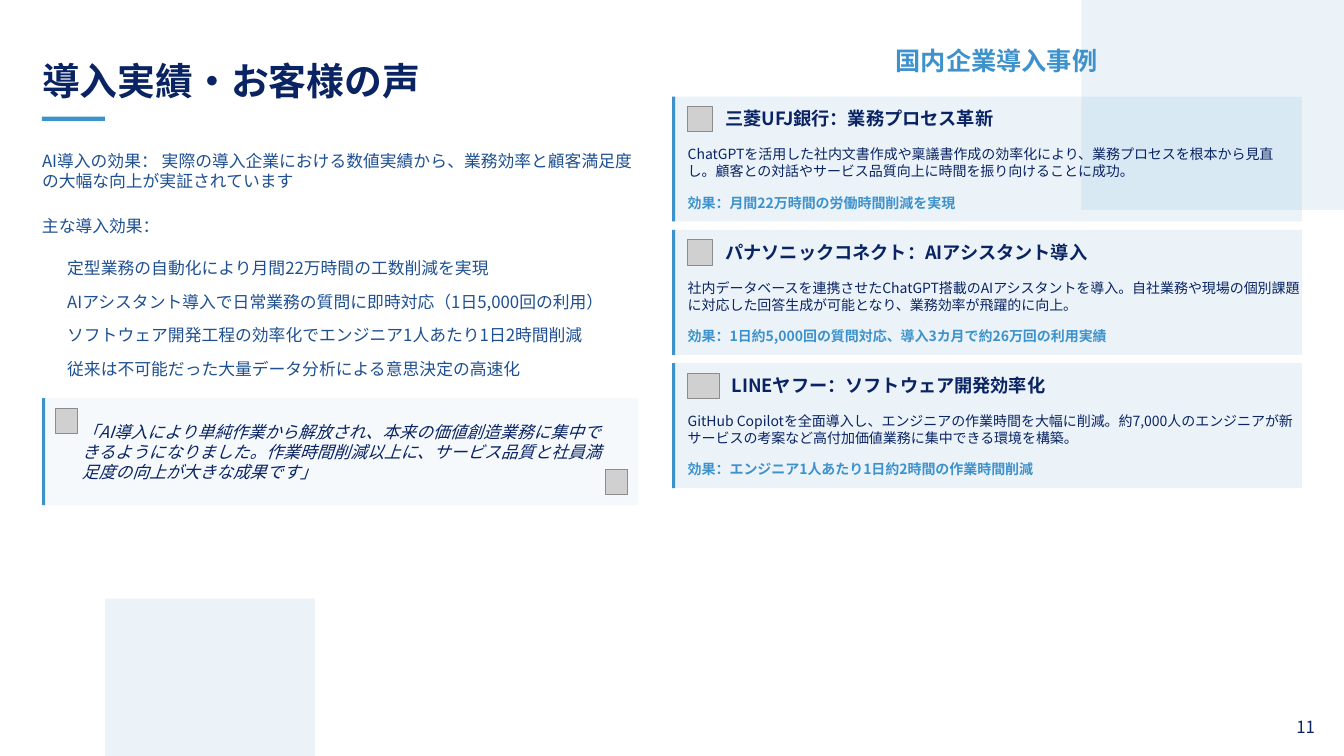
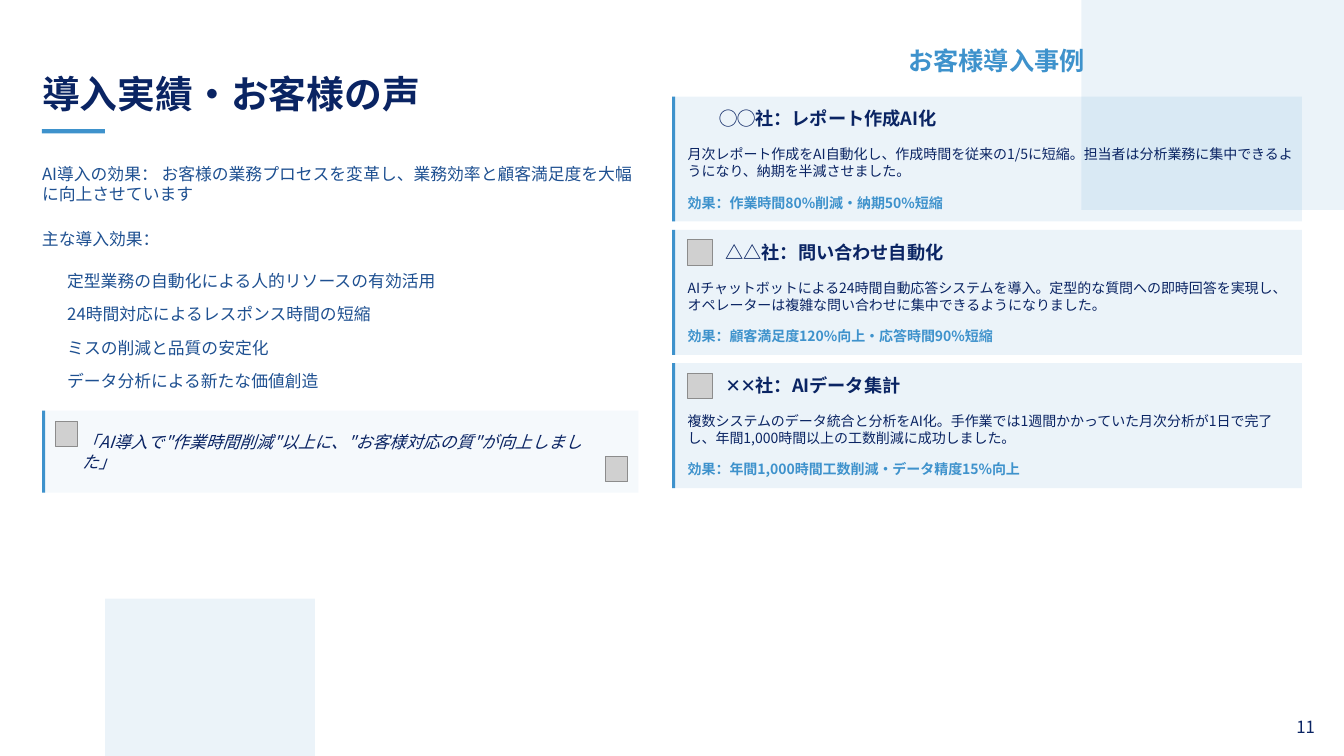
Before and after one commit to ryo-aien/document, a slide deck: slide 11 of 06_ビジネス/04_AI導入提案テンプレート.pptx. Drawn at 1344x756 pixels with LibreOffice and Linux fonts; fonts in the diff are those of the drawing; grey boxes stand for pictures; background and template pictures are left out. Boxes give left, top, right and bottom in pixels: in the first picture for what was removed or moved away, otherwise in the second. Text is boxed around its words. In the diff, an @@ line names an element or a change of style, - is before the commit and + after.

```diff
--- a/06_ビジネス/04_AI導入提案テンプレート.pptx
+++ b/06_ビジネス/04_AI導入提案テンプレート.pptx
@@ text at (x1=908, y1=48, x2=1084, y2=73): text changed @@
-国内企業導入事例
+お客様導入事例
@@ text "導入実績・お客様の声" moved from (x1=42, y1=62, x2=420, y2=99) to (x1=42, y1=75, x2=420, y2=112) @@
@@ picture removed at (x1=688, y1=107, x2=713, y2=132) @@
@@ text added at (x1=719, y1=109, x2=936, y2=127), 13 pt, text #0A2463, bold @@
+◯◯社：レポート作成AI化
@@ text removed at (x1=726, y1=109, x2=994, y2=127) @@
-三菱UFJ銀行：業務プロセス革新
@@ rectangle moved from (x1=42, y1=117, x2=105, y2=121) to (x1=42, y1=129, x2=105, y2=133) @@
@@ text at (x1=688, y1=147, x2=1293, y2=177): text changed @@
-ChatGPTを活用した社内文書作成や稟議書作成の効率化により、業務プロセスを根本から見直し。顧客との対話やサービス品質向上に時間を振り向けることに成功。
+月次レポート作成をAI自動化し、作成時間を従来の1/5に短縮。担当者は分析業務に集中できるようになり、納期を半減させました。
@@ text at (x1=42, y1=166, x2=632, y2=202): text changed @@
-AI導入の効果： 実際の導入企業における数値実績から、業務効率と顧客満足度の大幅な向上が実証されています
+AI導入の効果： お客様の業務プロセスを変革し、業務効率と顧客満足度を大幅に向上させています
@@ text at (x1=688, y1=196, x2=943, y2=210): text changed @@
-効果：月間22万時間の労働時間削減を実現
+効果：作業時間80%削減・納期50%短縮
@@ text "主な導入効果：" moved from (x1=42, y1=218, x2=159, y2=234) to (x1=42, y1=231, x2=159, y2=247) @@
@@ text removed at (x1=726, y1=243, x2=1088, y2=261) @@
-パナソニックコネクト：AIアシスタント導入
@@ text added at (x1=726, y1=243, x2=944, y2=261), 13 pt, text #0A2463, bold @@
+△△社：問い合わせ自動化
@@ text at (x1=67, y1=273, x2=435, y2=289): text changed @@
-定型業務の自動化により月間22万時間の工数削減を実現
+定型業務の自動化による人的リソースの有効活用
@@ text removed at (x1=67, y1=293, x2=603, y2=311) @@
-AIアシスタント導入で日常業務の質問に即時対応（1日5,000回の利用）
@@ text at (x1=688, y1=281, x2=1287, y2=311): text changed @@
-社内データベースを連携させたChatGPT搭載のAIアシスタントを導入。自社業務や現場の個別課題に対応した回答生成が可能となり、業務効率が飛躍的に向上。
+AIチャットボットによる24時間自動応答システムを導入。定型的な質問への即時回答を実現し、オペレーターは複雑な問い合わせに集中できるようになりました。
@@ text removed at (x1=67, y1=327, x2=582, y2=343) @@
-ソフトウェア開発工程の効率化でエンジニア1人あたり1日2時間削減
@@ text added at (x1=67, y1=306, x2=370, y2=322), 12 pt, text #1E5091 @@
+24時間対応によるレスポンス時間の短縮
@@ text removed at (x1=688, y1=329, x2=1107, y2=344) @@
-効果：1日約5,000回の質問対応、導入3カ月で約26万回の利用実績
@@ text added at (x1=688, y1=329, x2=993, y2=343), 10 pt, text #3E92CC, bold @@
+効果：顧客満足度120%向上・応答時間90%短縮
@@ text added at (x1=67, y1=340, x2=268, y2=356), 12 pt, text #1E5091 @@
+ミスの削減と品質の安定化
@@ text removed at (x1=67, y1=361, x2=520, y2=377) @@
-従来は不可能だった大量データ分析による意思決定の高速化
@@ text added at (x1=67, y1=373, x2=318, y2=389), 12 pt, text #1E5091 @@
+データ分析による新たな価値創造
@@ picture resized from (x1=688, y1=373, x2=719, y2=398) to (x1=688, y1=373, x2=713, y2=398) @@
@@ text removed at (x1=732, y1=376, x2=1046, y2=394) @@
-LINEヤフー：ソフトウェア開発効率化
@@ text added at (x1=756, y1=376, x2=900, y2=394), 13 pt, text #0A2463, bold @@
+✕✕社：AIデータ集計
@@ rectangle resized from (x1=42, y1=398, x2=639, y2=505) to (x1=42, y1=410, x2=639, y2=492) @@
@@ rectangle resized from (x1=42, y1=398, x2=45, y2=505) to (x1=42, y1=410, x2=45, y2=492) @@
@@ text at (x1=688, y1=414, x2=1273, y2=446): text changed @@
-GitHub Copilotを全面導入し、エンジニアの作業時間を大幅に削減。約7,000人のエンジニアが新サービスの考案など高付加価値業務に集中できる環境を構築。
+複数システムのデータ統合と分析をAI化。手作業では1週間かかっていた月次分析が1日で完了し、年間1,000時間以上の工数削減に成功しました。
@@ picture moved from (x1=55, y1=408, x2=78, y2=434) to (x1=55, y1=421, x2=78, y2=447) @@
@@ text at (x1=82, y1=433, x2=582, y2=470): text changed @@
-「AI導入により単純作業から解放され、本来の価値創造業務に集中できるようになりました。作業時間削減以上に、サービス品質と社員満足度の向上が大きな成果です」
+「AI導入で"作業時間削減"以上に、"お客様対応の質"が向上しました」
@@ picture moved from (x1=606, y1=470, x2=628, y2=495) to (x1=606, y1=457, x2=628, y2=482) @@
@@ text at (x1=688, y1=462, x2=1020, y2=477): text changed @@
-効果：エンジニア1人あたり1日約2時間の作業時間削減
+効果：年間1,000時間工数削減・データ精度15%向上
```
Also in this commit, not shown: 7 other slides changed.
